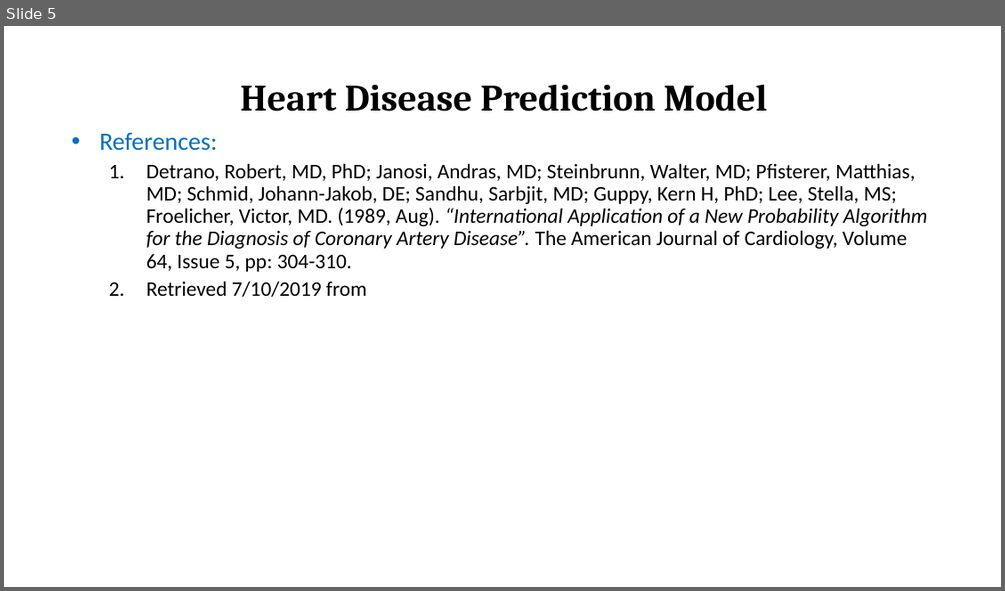
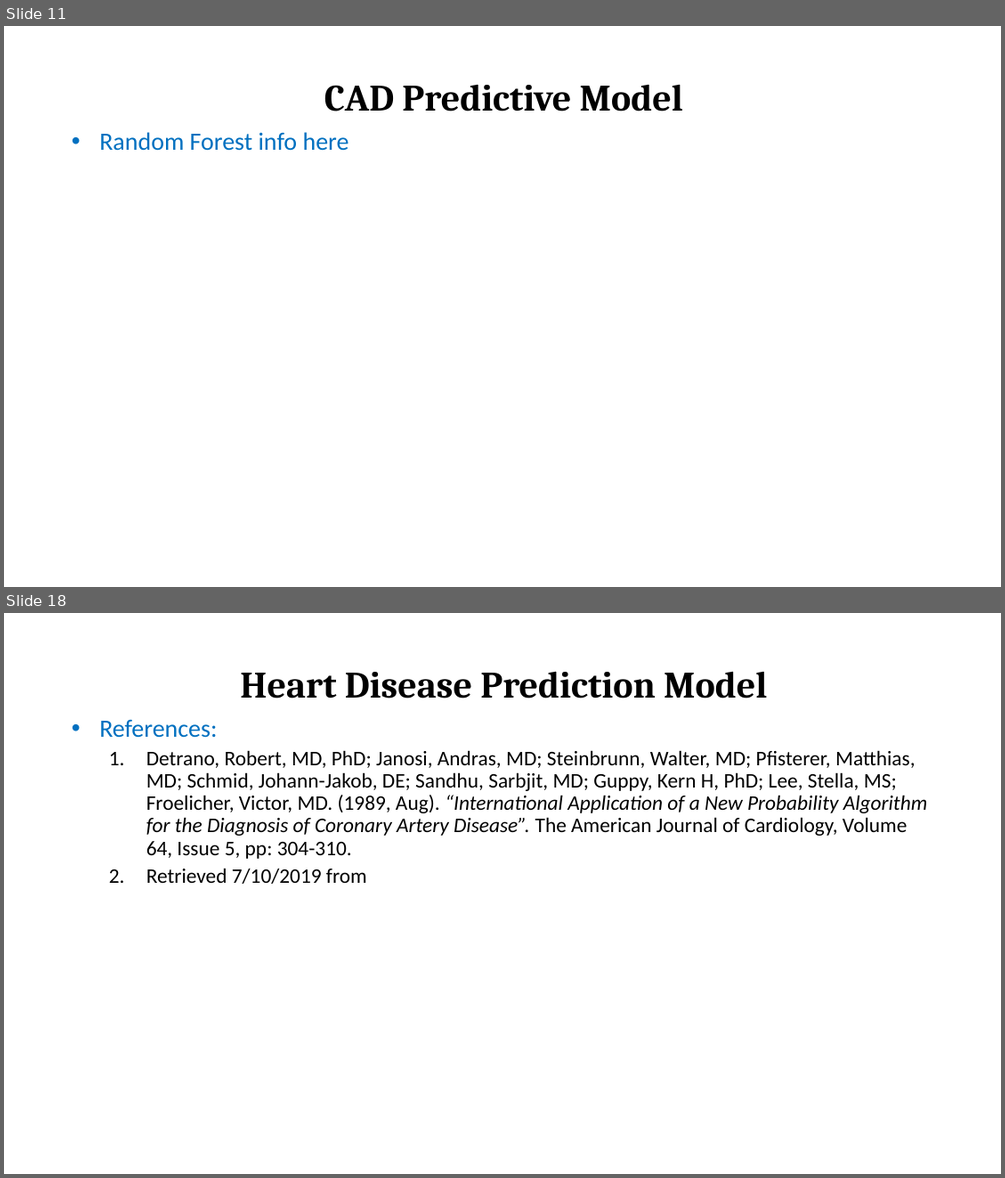
Before and after one commit to Ophelia82/Heart-Disease-Predictive-Model, a slide deck: Heart Disease Presentation.pptx. Shown one above the other, each under a label of ours: slide 5 before the commit, slides 11 and 18 after it; the slides between them are not shown. The pictures are 1005x591 and 1005x1178 pixels, drawn with LibreOffice and Linux fonts; fonts in the diff are those of the drawing. Boxes give left, top, right and bottom in pixels: in the first picture for what was removed or moved away, otherwise in the second. Text is boxed around its words. In the diff, an @@ line names an element or a change of style, - is before the commit and + after.

```diff
--- a/Heart Disease Presentation.pptx
+++ b/Heart Disease Presentation.pptx
@@ slide 11 added at box(4, 26, 1001, 587), background #FFFFFF @@
@@ title added at box(324, 84, 683, 111), 36 pt, text #000000, bold @@
+CAD Predictive Model
@@ subtitle added at box(99, 132, 349, 151), 24 pt, text #0070C0 @@
+• Random Forest info here
@@ what was slide 5 is now slide 18 @@
```
Also in this commit, not shown: 4 slides changed, 12 other slides added.
